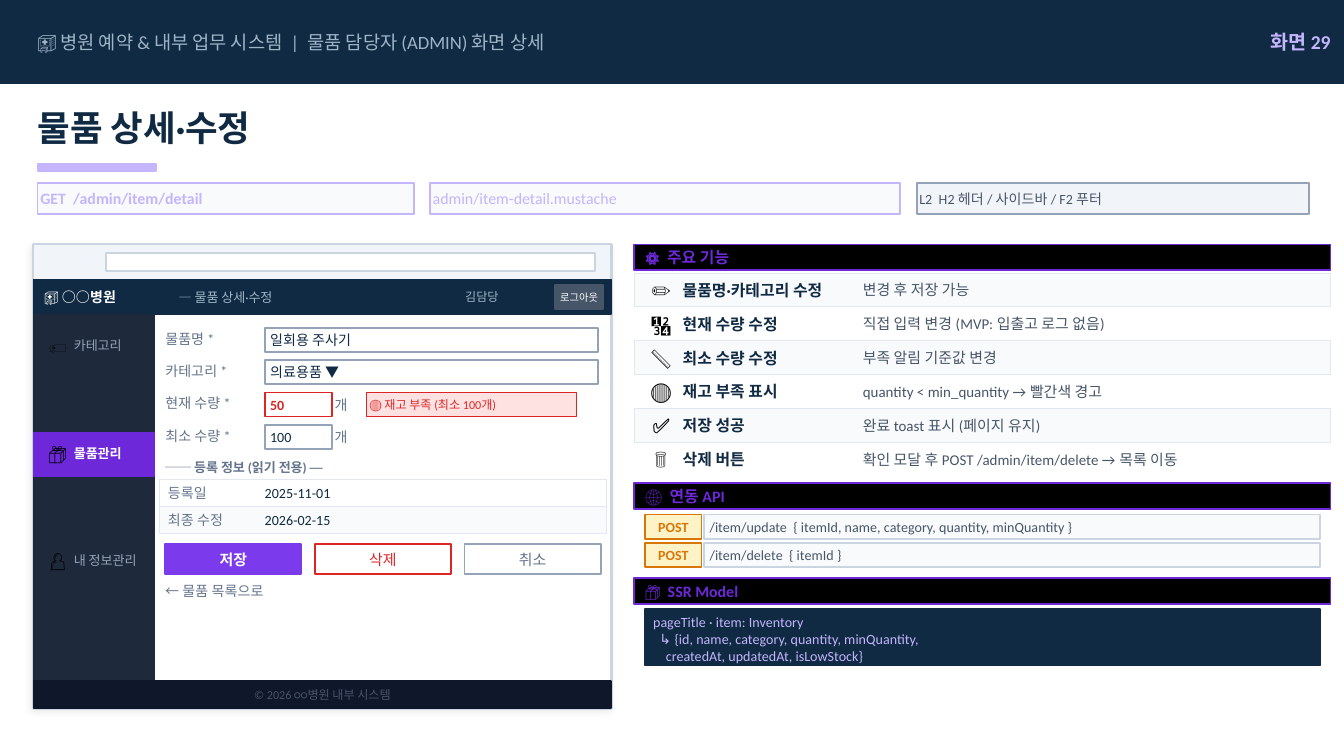
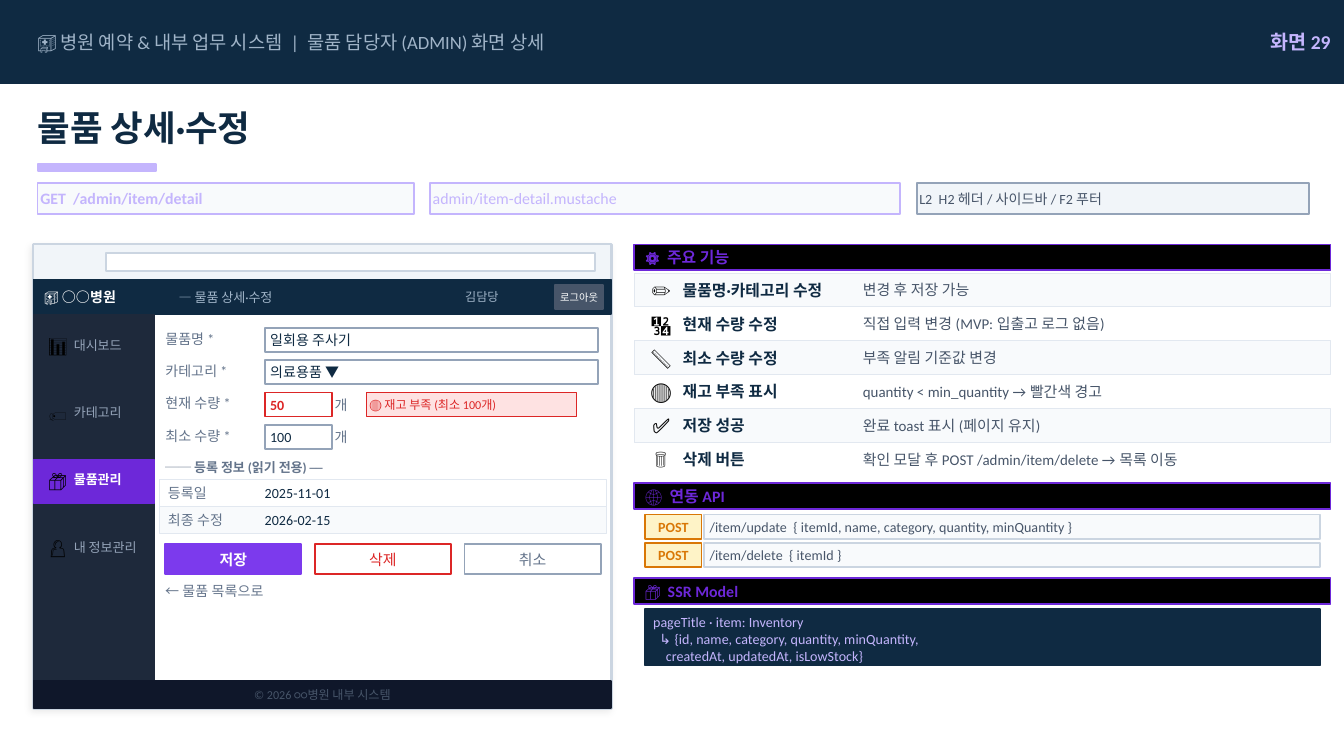
Before and after one commit to proejct-team-alpha/documents, a slide deck: slide 40 of 08_스토리보드/🏥_병원_예약_&_내부_업무_시스템_—_스토리보드.pptx (slide 39 before the commit). Drawn at 1344x756 pixels with LibreOffice and Linux fonts; fonts in the diff are those of the drawing. Boxes give left, top, right and bottom in pixels: in the first picture for what was removed or moved away, otherwise in the second. Text is boxed around its words. In the diff, an @@ line names an element or a change of style, - is before the commit and + after.

```diff
--- a/08_스토리보드/🏥_병원_예약_&_내부_업무_시스템_—_스토리보드.pptx
+++ b/08_스토리보드/🏥_병원_예약_&_내부_업무_시스템_—_스토리보드.pptx
@@ text at [42, 328, 74, 363]: text changed @@
-🏷️
+📊
@@ text added at [74, 339, 122, 351], 7 pt, text #94A3B8 @@
+대시보드
@@ text added at [42, 395, 74, 430], 10 pt, text #000000 @@
+🏷️
@@ text "카테고리": place and size @@
-text "카테고리" at [74, 339, 122, 351]
+text "카테고리" at [74, 406, 122, 418]
@@ 2 texts, 1 rectangle: place and size @@
-2 texts, 1 rectangle at [34, 433, 155, 476]
+2 texts, 1 rectangle at [34, 460, 155, 503]
@@ text "👤": place and size @@
-text "👤" at [42, 543, 74, 578]
+text "👤" at [42, 530, 74, 564]
@@ text "내 정보관리": place and size @@
-text "내 정보관리" at [74, 554, 137, 566]
+text "내 정보관리" at [74, 541, 137, 553]
```
Also in this commit, not shown: 6 other slides changed, 4 slides added, 3 other files.
